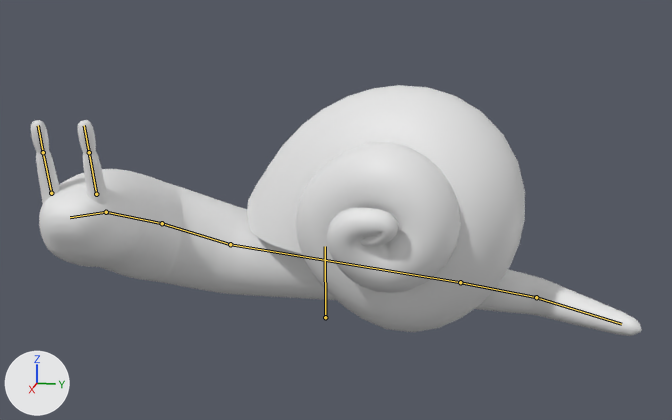
The FBX model Assets/Blender/Snail/snail.fbx: old version first, new version second.
Rendered twice from a 50 mm camera at (11.66, 2.48, 4.16) aimed at (0.66, 0.28, 1.41). Every picture has the same lights, and +X, +Y and +Z are marked at lower left. The picture after the commit comes second. Both versions are drawn at frame 12 of the action 'Armature|Stand'; the numbers are the values there. The bones that change, and the others that lie on the model, are drawn over the model as lines.

Objects in the first picture: 'SnailBody', 'SnailEyeL', 'SnailEyeL.001', 'SnailShell'.
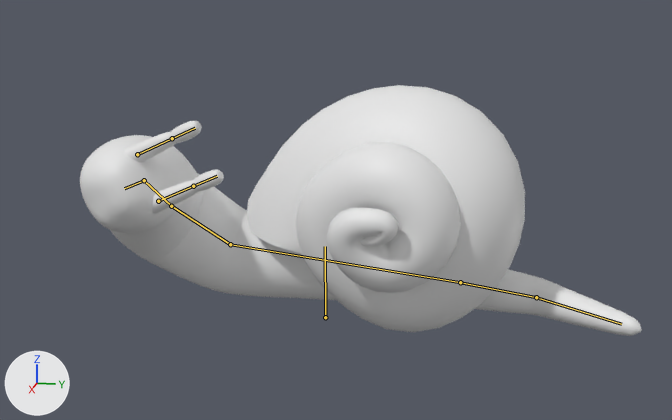
What changed in the scene script:
```text
Change bone_bone_004:
    where bone_bone_004 = bpy.data.objects['Armature'].pose.bones['Bone.004']  # child of 'Bone.003'
    bone_bone_004.rotation_quaternion: (0.977, -0.114, 0.016, -0.181) -> (0.947, -0.266, -0.007, -0.181)  # degrees (-13, -1, -21) -> degrees (-30, -6, -20)
Change bone_bone_005:
    where bone_bone_005 = bpy.data.objects['Armature'].pose.bones['Bone.005']  # child of 'Bone.004'
    bone_bone_005.rotation_quaternion: (0.912, 0.018, 0.208, -0.354) -> (0.898, -0.156, 0.049, -0.408)  # degrees (-7, 23, -44) -> degrees (-19, -2, -48)
Change bone_bone_006:
    where bone_bone_006 = bpy.data.objects['Armature'].pose.bones['Bone.006']  # child of 'Bone.005'
    bone_bone_006.rotation_quaternion: (0.968, 0.182, 0.032, -0.168) -> (0.952, 0.142, -0.141, -0.231)  # degrees (20, 7, -18) -> degrees (20, -12, -29)
```

Pixel boxes [x1, y1, x2, y2] of what changed, in the pictures (672 x 420 px):
'SnailBody', posed (7% narrower, 20% taller)
    before: [39, 169, 642, 336]
    after: [80, 135, 642, 336]
'SnailEyeL', posed
    before: [77, 120, 108, 205]
    after: [152, 169, 224, 214]
'SnailEyeL.001', posed (158% wider, 50% shorter)
    before: [30, 120, 60, 203]
    after: [123, 121, 202, 162]
bone 'Bone.004', root to tip
    before: (230, 244) to (162, 223)
    after: (230, 244) to (171, 206)
bone 'Bone.005', root to tip
    before: (162, 223) to (106, 212)
    after: (171, 206) to (144, 180)
bone 'Bone.006', root to tip
    before: (106, 212) to (70, 217)
    after: (144, 180) to (124, 188)
